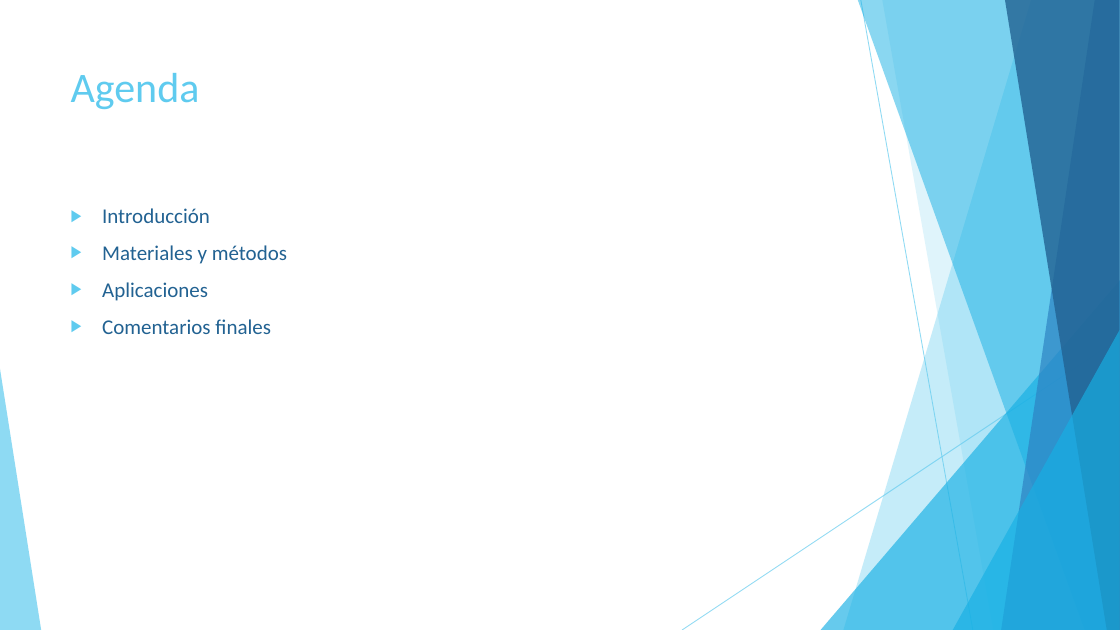
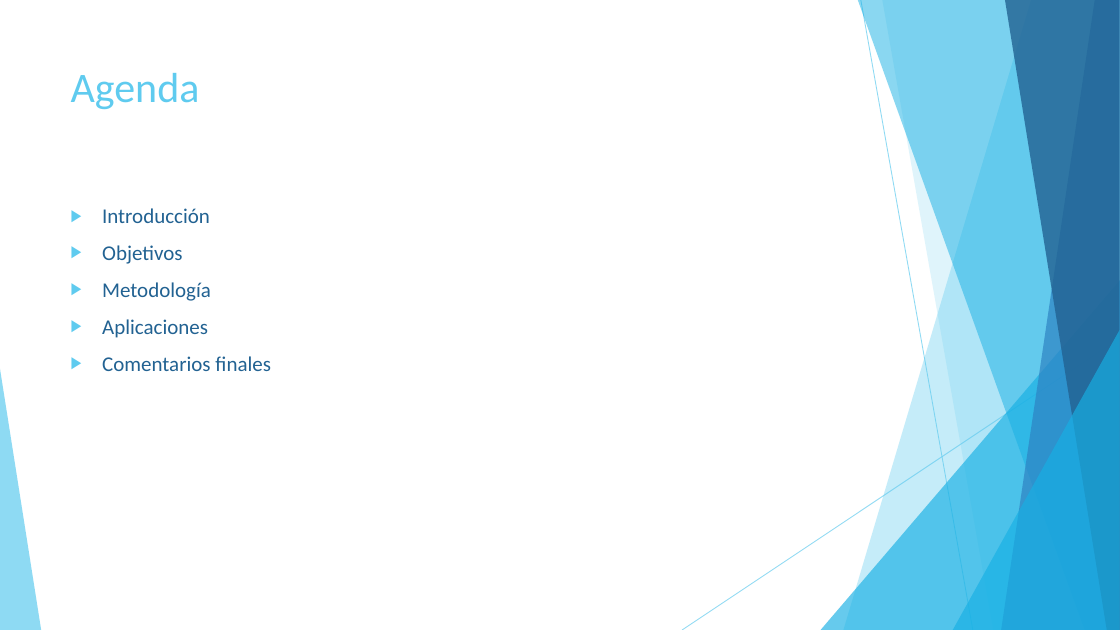
Before and after one commit to Seferra18/Tesina, a slide deck: slide 2 of ppt.pptx. Drawn at 1120x630 pixels with LibreOffice and Linux fonts; fonts in the diff are those of the drawing. Boxes give left, top, right and bottom in pixels: in the first picture for what was removed or moved away, otherwise in the second. Text is boxed around its words. In the diff, an @@ line names an element or a change of style, - is before the commit and + after.

```diff
--- a/ppt.pptx
+++ b/ppt.pptx
@@ text at (x1=102, y1=245, x2=211, y2=301): text changed @@
-▶ Materiales y métodos
+▶ Objetivos
+▶ Metodología
```
Also in this commit, not shown: 11 other slides changed, 8 slides added.
